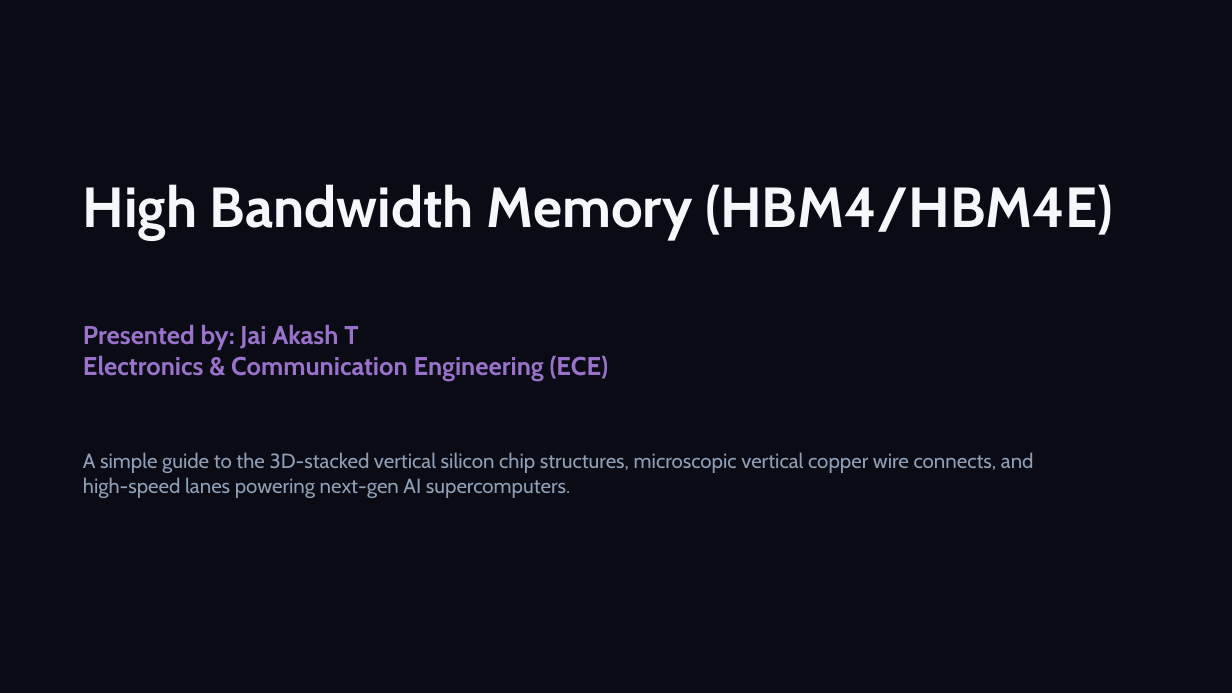
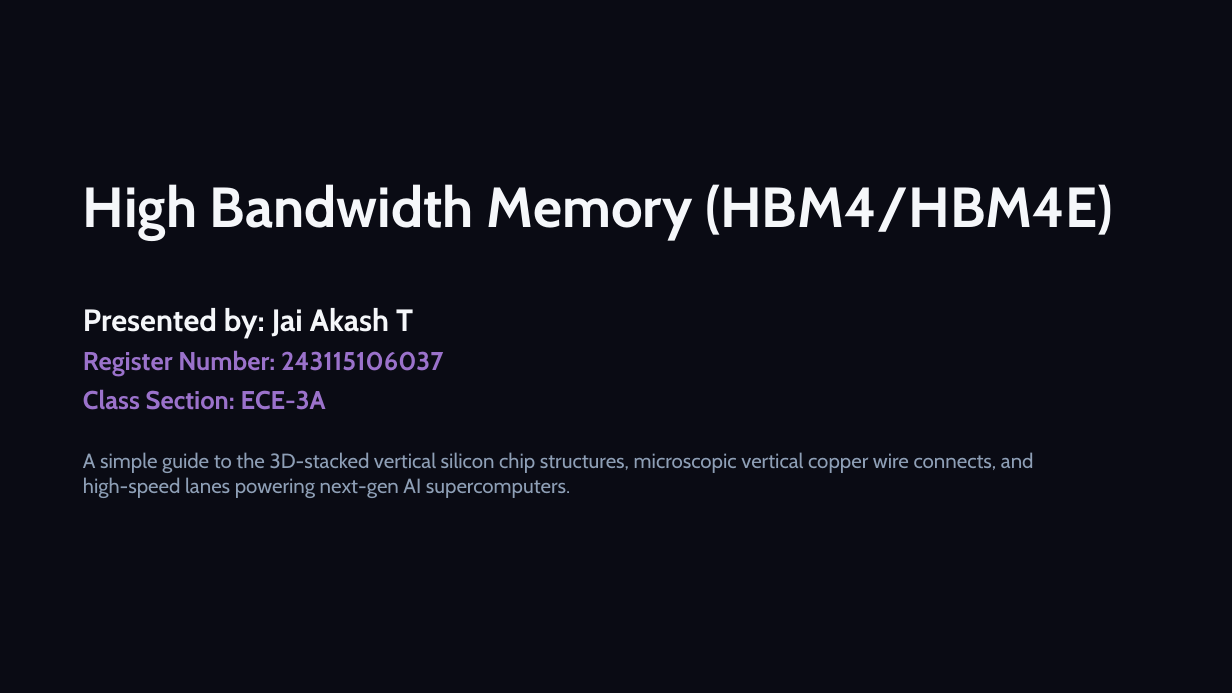
Before and after one commit to jaiAkash1209/Ecube-ppt, a slide deck: slide 1 of HBM4_HBM4E_Showcase.pptx. Drawn at 1232x693 pixels with LibreOffice and Linux fonts; fonts in the diff are those of the drawing. Boxes give left, top, right and bottom in pixels: in the first picture for what was removed or moved away, otherwise in the second. Text is boxed around its words. In the diff, an @@ line names an element or a change of style, - is before the commit and + after.

```diff
--- a/HBM4_HBM4E_Showcase.pptx
+++ b/HBM4_HBM4E_Showcase.pptx
@@ text at (x1=83, y1=308, x2=443, y2=410): text changed @@
-Presented by: Jai Akash T
-Electronics & Communication Engineering (ECE)
+Presented by: Jai Akash T
+Register Number: 243115106037
+Class Section: ECE-3A
```
Also in this commit, not shown: 3 other files.
